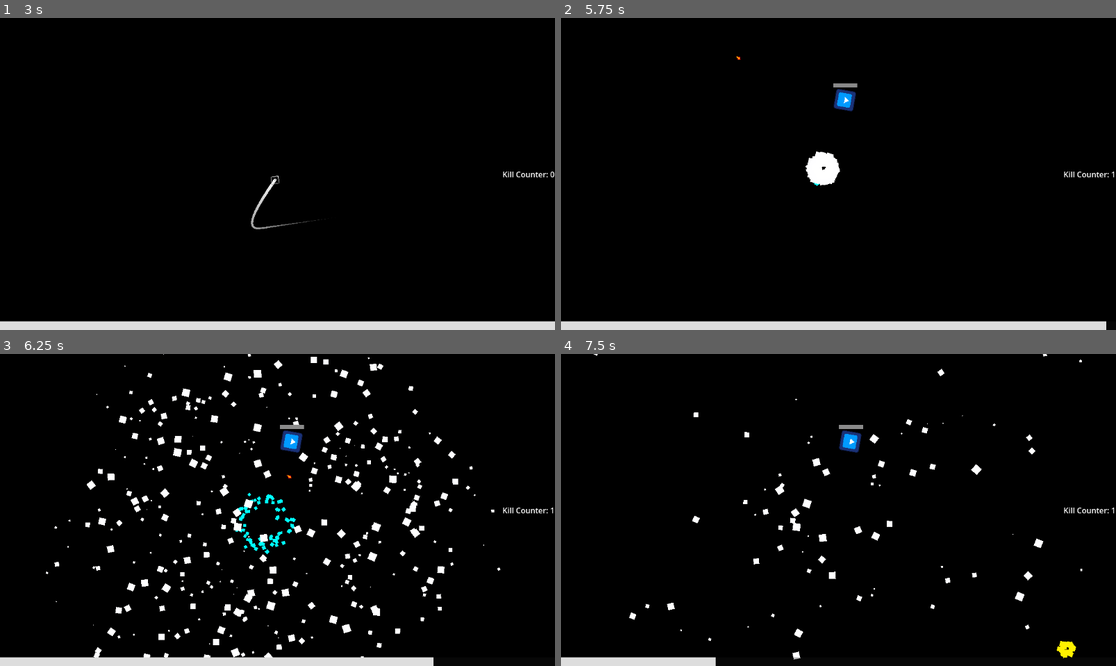
Above: before the commit, frames 1-4 (two rows, left to right).
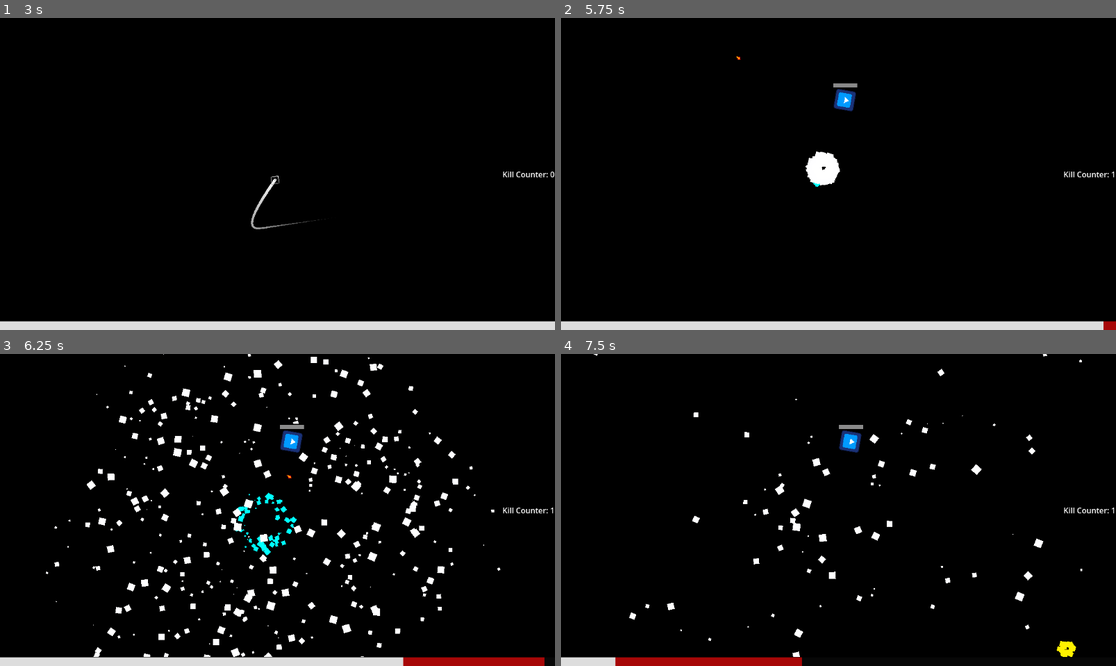
Above: after the commit, the same moments.

Repository: HazarBakir/void_blade
Game: Godot game, scene res://Scenes/main_menu.tscn
The game is run twice, just before and just after one commit, with the same random seed, the same clock (stepped at 60 frames per second) and the same inputs. The engine's default icon, where the game draws it, is replaced by a stand-in: a white triangle on a blue panel in a dark square.
Inputs (mouse positions are in pixels of both pictures, inside the frame that each line leads up to):
- Up to frame 1 (3 s): click "Play" at 0.5 s; tap Enter at 1.25 s; move the mouse to (399, 158) at 1.27 s; press the mouse at (399, 158) at 1.28 s; move the mouse to (166, 189) at 2.02 s; release the mouse at (166, 189) at 2.03 s; click (166, 189) at 2.1 s; move the mouse to (333, 105) at 2.77 s; press the mouse at (333, 105) at 2.78 s
- Up to frame 2 (5.75 s): move the mouse to (810, 236) at 3.52 s; release the mouse at (810, 236) at 3.53 s; click (810, 236) at 3.6 s; move the mouse to (1005, 220) at 4.27 s; press the mouse at (1005, 220) at 4.28 s; move the mouse to (672, 127) at 5.02 s; release the mouse at (672, 127) at 5.03 s; click (672, 127) at 5.1 s
- Up to frame 3 (6.25 s): move the mouse to (305, 510) at 5.77 s; press the mouse at (305, 510) at 5.78 s
- Up to frame 4 (7.5 s): move the mouse to (755, 432) at 6.52 s; release the mouse at (755, 432) at 6.53 s; click (755, 432) at 6.6 s; move the mouse to (960, 494) at 7.27 s; press the mouse at (960, 494) at 7.28 s

Frame 1 is identical in both runs. In frame 2, less than 0.1% of the frame differs, in the area x 45-100%, y 52-100%; in frame 3, 1.0%, in the area x 17-99%, y 22-100%; in frame 4, 1.0%.

Commit message:
feat: damage bar indicator
added tween animation in both health and damage bars.

Diff:
--- a/Scenes/enemy_lvl_1_ranger.tscn
+++ b/Scenes/enemy_lvl_1_ranger.tscn
@@ -1,10 +1,10 @@
 [gd_scene load_steps=12 format=3 uid="uid://wer3pvkapch2"]
 
-[ext_resource type="Script" uid="uid://cxtqkpmof6s2u" path="res://Scripts/enemy/enemy.gd" id="1_rrurh"]
-[ext_resource type="PackedScene" uid="uid://bk26mij5r3bbl" path="res://scenes/Components/HealthComponent.tscn" id="2_cipht"]
+[ext_resource type="Script" uid="uid://cxtqkpmof6s2u" path="res://Scripts/Enemy/enemy.gd" id="1_rrurh"]
+[ext_resource type="PackedScene" uid="uid://bk26mij5r3bbl" path="res://Scenes/Components/HealthComponent.tscn" id="2_cipht"]
 [ext_resource type="Texture2D" uid="uid://cbvrpblaxd16w" path="res://icon.svg" id="2_cvvx1"]
-[ext_resource type="PackedScene" uid="uid://c0gq8trldftv0" path="res://scenes/Components/HitboxComponent.tscn" id="3_p86u8"]
-[ext_resource type="PackedScene" uid="uid://44magkyc6d5o" path="res://scenes/healthbar.tscn" id="5_cipht"]
+[ext_resource type="PackedScene" uid="uid://c0gq8trldftv0" path="res://Scenes/Components/HitboxComponent.tscn" id="3_p86u8"]
+[ext_resource type="PackedScene" uid="uid://44magkyc6d5o" path="res://Scenes/healthbar.tscn" id="5_cipht"]
 
 [sub_resource type="RectangleShape2D" id="RectangleShape2D_xaxbr"]
 
--- a/Scenes/enemy_spawner.tscn
+++ b/Scenes/enemy_spawner.tscn
@@ -1,6 +1,6 @@
 [gd_scene load_steps=2 format=3 uid="uid://dot0y6kbrri6e"]
 
-[ext_resource type="Script" uid="uid://cv4n58l3pvndp" path="res://Scripts/enemy/enemy_spawner.gd" id="1_4l55s"]
+[ext_resource type="Script" uid="uid://cv4n58l3pvndp" path="res://Scripts/Enemy/enemy_spawner.gd" id="1_4l55s"]
 
 [node name="enemy_spawner" type="Node2D"]
 script = ExtResource("1_4l55s")
--- a/Scenes/explode_enemy_death.tscn
+++ b/Scenes/explode_enemy_death.tscn
@@ -381,8 +381,8 @@
 shader_parameter/damping_max = 0.0
 shader_parameter/initial_angle_min = -299.4
 shader_parameter/initial_angle_max = 103.2
-shader_parameter/scale_min = 5.405
-shader_parameter/scale_max = 7.0
+shader_parameter/scale_min = 1.38
+shader_parameter/scale_max = 10.77
 shader_parameter/hue_variation_min = 0.0
 shader_parameter/hue_variation_max = 0.0
 shader_parameter/anim_speed_min = 0.0
@@ -392,7 +392,7 @@
 shader_parameter/lifetime_randomness = 0.0
 shader_parameter/emission_shape_offset = Vector3(0, 0, 0)
 shader_parameter/emission_shape_scale = Vector3(1, 1, 1)
-shader_parameter/velocity_pivot = Vector3(0, 0, 0)
+shader_parameter/velocity_pivot = Vector3(2.295, 2.745, 0)
 shader_parameter/color_value = Color(0, 0.733333, 1, 1)
 shader_parameter/gravity = Vector3(0, -1e-06, 0)
 
--- a/Scenes/healthbar.tscn
+++ b/Scenes/healthbar.tscn
@@ -1,11 +1,24 @@
-[gd_scene load_steps=3 format=3 uid="uid://44magkyc6d5o"]
+[gd_scene load_steps=5 format=3 uid="uid://44magkyc6d5o"]
 
 [ext_resource type="Script" uid="uid://c7shxdlp0vqye" path="res://Scripts/Player/health.gd" id="1_k4tqu"]
 
 [sub_resource type="StyleBoxFlat" id="StyleBoxFlat_fiftr"]
 bg_color = Color(0.864675, 0.864675, 0.864675, 1)
 
+[sub_resource type="StyleBoxFlat" id="StyleBoxFlat_1v5t1"]
+bg_color = Color(0, 0, 0, 1)
+expand_margin_left = 1.0
+expand_margin_top = 1.0
+expand_margin_right = 1.0
+expand_margin_bottom = 1.0
+shadow_color = Color(0, 0, 0, 0.27451)
+shadow_offset = Vector2(0, 1)
+
+[sub_resource type="StyleBoxFlat" id="StyleBoxFlat_bngtt"]
+bg_color = Color(0.891291, 2.71939e-06, 5.77569e-07, 1)
+
 [node name="Health" type="ProgressBar"]
+z_index = 1
 anchors_preset = 12
 anchor_top = 1.0
 anchor_right = 1.0
@@ -20,3 +33,22 @@
 value = 100.0
 show_percentage = false
 script = ExtResource("1_k4tqu")
+
+[node name="DamageBar" type="ProgressBar" parent="."]
+z_index = -1
+layout_mode = 1
+anchors_preset = 15
+anchor_right = 1.0
+anchor_bottom = 1.0
+grow_horizontal = 2
+grow_vertical = 2
+theme_override_styles/background = SubResource("StyleBoxFlat_1v5t1")
+theme_override_styles/fill = SubResource("StyleBoxFlat_bngtt")
+value = 100.0
+show_percentage = false
+
+[node name="Timer" type="Timer" parent="."]
+wait_time = 0.5
+one_shot = true
+
+[connection signal="timeout" from="Timer" to="." method="_on_timer_timeout"]
--- a/Scripts/Player/health.gd
+++ b/Scripts/Player/health.gd
@@ -1,14 +1,37 @@
 extends ProgressBar
 @export var health_component: HealthComponent
+@onready var damage_bar: ProgressBar = $DamageBar
+@onready var timer: Timer = $Timer
 var tween: Tween
+var prev_health: float
 
 func _ready() -> void:
 	health_component.updateHealth.connect(update)
+	prev_health = health_component.current_health
+
+func get_health_percentage() -> float:
+	return health_component.current_health * 100 / health_component.MAX_HEALTH
 
 func update():
-	var target_value = health_component.current_health * 100 / health_component.MAX_HEALTH
-	var duration = 0.5
-	if target_value <= 0:
-		duration = 2.5
+	var target_value = get_health_percentage()
+	var duration = 2 if target_value <= 0 else 0.5
+
+	if tween:
+		tween.kill()
+
 	tween = create_tween()
 	tween.tween_property(self, "value", target_value, duration)
+
+	if target_value < prev_health:
+		timer.start()
+	else:
+		tween.tween_property(damage_bar, "value", target_value, duration+0.3)
+
+	prev_health = health_component.current_health
+
+func _on_timer_timeout() -> void:
+	var target_value = get_health_percentage()
+	var duration = 2 if target_value <= 0 else 0.5
+
+	var damage_tween = create_tween()
+	damage_tween.tween_property(damage_bar, "value", target_value, duration+0.3)
--- a/scenes/game_scene.tscn
+++ b/scenes/game_scene.tscn
@@ -1,7 +1,7 @@
 [gd_scene load_steps=5 format=3 uid="uid://pektlh5iak8r"]
 
-[ext_resource type="PackedScene" uid="uid://bvr6pjuau5noi" path="res://scenes/player.tscn" id="1_w5aja"]
-[ext_resource type="PackedScene" uid="uid://dot0y6kbrri6e" path="res://scenes/enemy_spawner.tscn" id="4_fiftr"]
+[ext_resource type="PackedScene" uid="uid://bvr6pjuau5noi" path="res://Scenes/player.tscn" id="1_w5aja"]
+[ext_resource type="PackedScene" uid="uid://dot0y6kbrri6e" path="res://Scenes/enemy_spawner.tscn" id="4_fiftr"]
 [ext_resource type="Script" uid="uid://dj4jlrxcrjnj2" path="res://Scripts/Player/kill_count.gd" id="4_rgj8m"]
 
 [sub_resource type="Environment" id="Environment_6h5vk"]
--- a/scenes/player.tscn
+++ b/scenes/player.tscn
@@ -1,13 +1,13 @@
 [gd_scene load_steps=12 format=3 uid="uid://bvr6pjuau5noi"]
 
 [ext_resource type="Script" uid="uid://ci83gs3bkbyh4" path="res://Scripts/Player/player_movement.gd" id="1_qhqgy"]
-[ext_resource type="PackedScene" uid="uid://bk26mij5r3bbl" path="res://scenes/Components/HealthComponent.tscn" id="2_8erm5"]
+[ext_resource type="PackedScene" uid="uid://bk26mij5r3bbl" path="res://Scenes/Components/HealthComponent.tscn" id="2_8erm5"]
 [ext_resource type="Script" uid="uid://dfwyus0mfu76u" path="res://Scripts/camera.gd" id="2_x3wgy"]
-[ext_resource type="PackedScene" uid="uid://c0gq8trldftv0" path="res://scenes/Components/HitboxComponent.tscn" id="3_f1ek2"]
+[ext_resource type="PackedScene" uid="uid://c0gq8trldftv0" path="res://Scenes/Components/HitboxComponent.tscn" id="3_f1ek2"]
 [ext_resource type="Script" uid="uid://b13u0ty16kbto" path="res://Scripts/Player/trail_line.gd" id="4_dqkch"]
 [ext_resource type="Texture2D" uid="uid://b118d671n3r7b" path="res://Sprites/crosshair043.png" id="5_8erm5"]
-[ext_resource type="PackedScene" uid="uid://bodr213y7ryu7" path="res://scenes/explode particle.tscn" id="5_fkybt"]
-[ext_resource type="PackedScene" uid="uid://44magkyc6d5o" path="res://scenes/healthbar.tscn" id="8_8erm5"]
+[ext_resource type="PackedScene" uid="uid://bodr213y7ryu7" path="res://Scenes/explode particle.tscn" id="5_fkybt"]
+[ext_resource type="PackedScene" uid="uid://44magkyc6d5o" path="res://Scenes/healthbar.tscn" id="8_8erm5"]
 
 [sub_resource type="CircleShape2D" id="CircleShape2D_qhqgy"]
 radius = 3.68421
